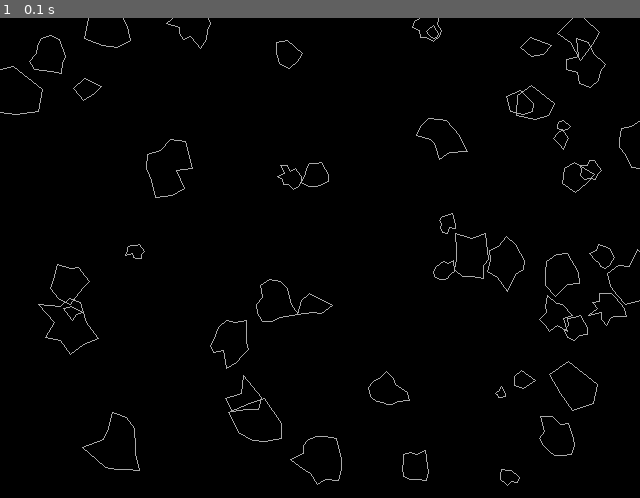
Above: before the commit, frame 1.
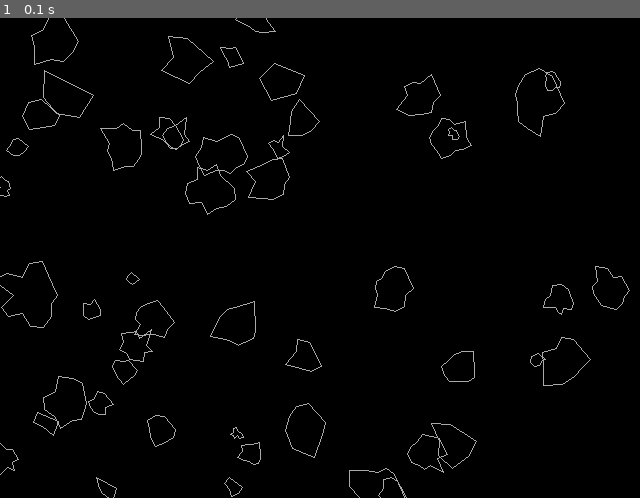
Above: after the commit, the same moment.

Repository: ilvrak/asteroid-blaster
Game: pygame game, started from test_asteroids_oop.py
Same seed, same stepped clock (60 frames per second), same inputs: the game is played once before the commit and once after it.
Inputs:
- Up to frame 1 (0.1 s): no input

The runs differ from the first frame. In frame 1, 3.0% of the frame differs, in the area x 0-100%, y 0-100%.

Commit message:
test oop asteroids updated!

Diff:
--- /dev/null
+++ b/test-sound.py
@@ -0,0 +1,29 @@
+import pygame
+
+pygame.mixer.init()
+sound = pygame.mixer.Sound()
+
+# Задаем частоту дискретизации (число сэмплов в секунду)
+sample_rate = 44100
+
+# Задаем длительность звука в секундах
+duration = 1
+
+# Задаем частоту звука (число колебаний в секунду)
+frequency = 440
+
+# Генерируем звук
+samples = []
+for i in range(int(duration * sample_rate)):
+    # Генерируем сэмпл (значение амплитуды звука на текущем моменте времени)
+    sample = 32767 * float(i % frequency) / frequency
+    samples.append(sample)
+
+# Преобразуем список сэмплов в байтовую строку
+sound_data = pygame.sndarray.make_sound(samples).get_raw()
+
+# Загружаем звук в память
+sound.set_buffer(sound_data)
+
+# Воспроизводим звук
+sound.play()
--- a/test_asteroids_oop.py
+++ b/test_asteroids_oop.py
@@ -4,7 +4,8 @@
 
 
 class Asteroid:
-    def __init__(self, center, mu, sigma, maxr, num_points):
+    def __init__(self, space, center, mu, sigma, maxr, num_points):
+        self.space = space
         self.center = center
         self.mu = mu
         self.sigma = sigma
@@ -28,47 +29,76 @@
             points.append([x, y])
         return points
 
+    def update(self):
+        pass
+
+    def draw(self):
+        pg.draw.polygon(self.space.game.screen, 'darkgray', self.points, 1)
+
+
+class Space:
+    def __init__(self, game, asteroids_number=50, asteroids_sizes=(5,25), asteroid_vertices=(5,15)):
+        self.game = game
+        self.asteroids = []
+        self.asteroids_number = asteroids_number
+        self.asteroids_sizes = asteroids_sizes
+        self.asteroid_vertices = asteroid_vertices
+
+    def generate_asteroids(self):
+        for _ in range(self.asteroids_number):
+            x = random.randint(0, self.game.screen_res[0])
+            y = random.randint(0, self.game.screen_res[1])
+            size = random.randint(*self.asteroids_sizes)
+            vertices = random.randint(*self.asteroid_vertices)
+            asteroid = Asteroid(self, (x, y), size, size / 4, size * 2, vertices)
+            self.asteroids.append(asteroid)
+
+    def update(self):
+        for asteroid in self.asteroids:
+            asteroid.update()
+
+    def draw(self):
+        for asteroid in self.asteroids:
+            asteroid.draw()
+
 
 class Game:
-    def __init__(self, screen_res, asteroids_number, asteroids_sizes, fps):
+    def __init__(self, screen_res, fps):
         pg.init()
         self.screen_res = screen_res
         self.screen = pg.display.set_mode(self.screen_res)
         pg.display.set_caption("Asteroids")
         self.clock = pg.time.Clock()
         self.running = True
-        self.asteroids = []
-        self.asteroids_number = asteroids_number
-        self.asteroids_sizes = asteroids_sizes
-        for _ in range(self.asteroids_number):
-            x = random.randint(0, self.screen_res[0])
-            y = random.randint(0, self.screen_res[1])
-            size = random.randint(*self.asteroids_sizes)
-            asteroid = Asteroid((x, y), size, size / 4, size * 2, random.randint(5, 15))
-            self.asteroids.append(asteroid)
         self.fps = fps
+
+        self.space = Space(self)
+        self.space.generate_asteroids()
+
+    def check_events(self):
+        for event in pg.event.get():
+            if event.type == pg.QUIT:
+                self.running = False
+
+    def update(self):
+        self.space.update()
+        self.clock.tick(self.fps)
+
+    def draw(self):
+        self.screen.fill('black')
+        self.space.draw()
+        pg.display.flip()
 
     def run(self):
         while self.running:
-            for event in pg.event.get():
-                if event.type == pg.QUIT:
-                    self.running = False
-
-            self.screen.fill('black')
-
-            for asteroid in self.asteroids:
-                pg.draw.polygon(self.screen, 'darkgray', asteroid.points, 1)
-
-            pg.display.flip()
-            self.clock.tick(self.fps)
-
+            self.check_events()
+            self.update()
+            self.draw()
         pg.quit()
 
 
 if __name__ == '__main__':
     SCREEN_RES = SCREEN_WIDTH, SCREEN_HEIGHT = 640, 480
-    ASTEROIDS_NUMBER = 50
-    ASTEROIDS_SIZES = 5, 25
     FPS = 60
-    game = Game(SCREEN_RES, ASTEROIDS_NUMBER, ASTEROIDS_SIZES, FPS)
+    game = Game(SCREEN_RES, FPS)
     game.run()
